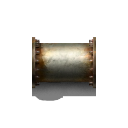
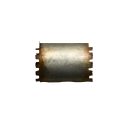
Layers edited between the first and the second 128x128 image:
hid "Layer 1" over [32, 37, 96, 101]
